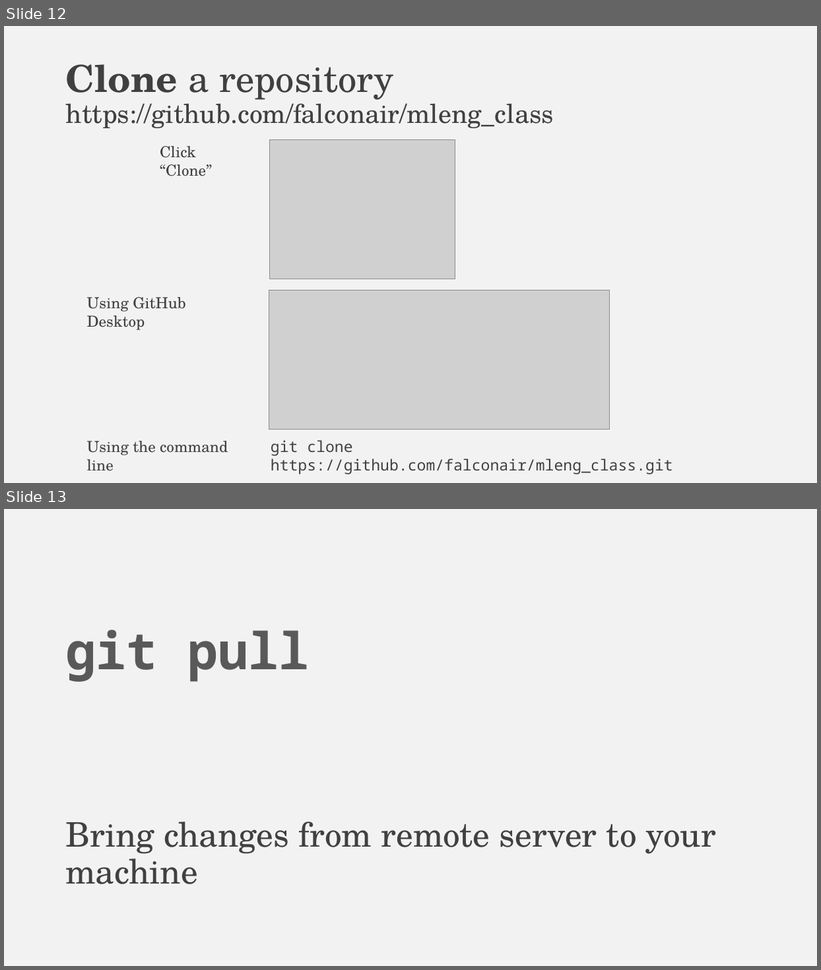
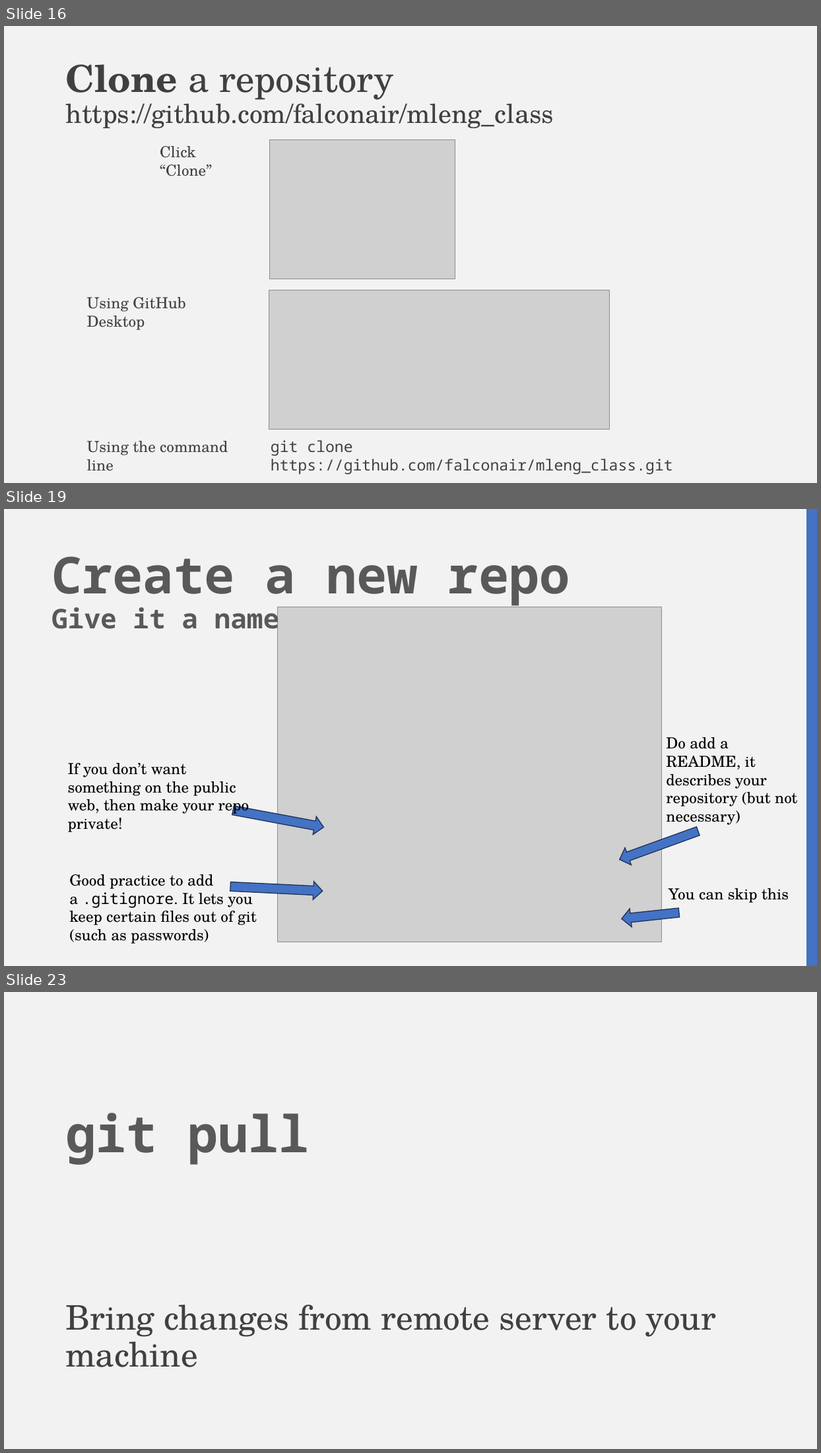
Before and after one commit to falconair/ProgrammingForAnalytics, a slide deck: lectures/050_git_version_control/Why do you need version control.pptx. Shown one above the other, each under a label of ours: slides 12 and 13 before the commit, slides 16, 19 and 23 after it; the slides between them are not shown. The pictures are 821x970 and 821x1453 pixels, drawn with LibreOffice and Linux fonts; fonts in the diff are those of the drawing; grey boxes stand for pictures. Boxes give left, top, right and bottom in pixels: in the first picture for what was removed or moved away, otherwise in the second. Text is boxed around its words. In the diff, an @@ line names an element or a change of style, - is before the commit and + after.

```diff
--- a/lectures/050_git_version_control/Why do you need version control.pptx
+++ b/lectures/050_git_version_control/Why do you need version control.pptx
@@ slide 19 added at (4,509,817,966), background #F2F2F2 @@
@@ rectangle added at (807,509,817,966), fill #4472C4 @@
@@ title added at (52,557,570,636), 60 pt, text #595959, bold @@
+Create a new repo
+Give it a name
@@ picture added at (278,607,661,943) @@
@@ text added at (666,737,797,825), 18 pt, text #000000 @@
+Do add a README, it describes your repository (but not necessary)
@@ text added at (68,763,250,816), 18 pt, text #000000 @@
+If you don’t want something on the public web, then make your repo private!
@@ right arrow added at (231,801,325,836), fill #4472C4, outline #1E3256 1 pt @@
@@ right arrow added at (616,823,701,869), fill #4472C4, outline #1E3256 1 pt @@
@@ text added at (69,875,257,944), 18 pt, text #000000 @@
+Good practice to add a .gitignore. It lets you keep certain files out of git (such as passwords)
@@ right arrow added at (230,878,323,900), fill #4472C4, outline #1E3256 1 pt @@
@@ right arrow added at (621,904,680,928), fill #4472C4, outline #1E3256 1 pt @@
@@ text added at (669,889,789,903), 18 pt, text #000000 @@
+You can skip this
@@ what was slide 12 is now slide 16 @@
@@ what was slide 13 is now slide 23 @@
```
Also in this commit, not shown: 1 slide changed, 10 other slides added, 3 other files.
